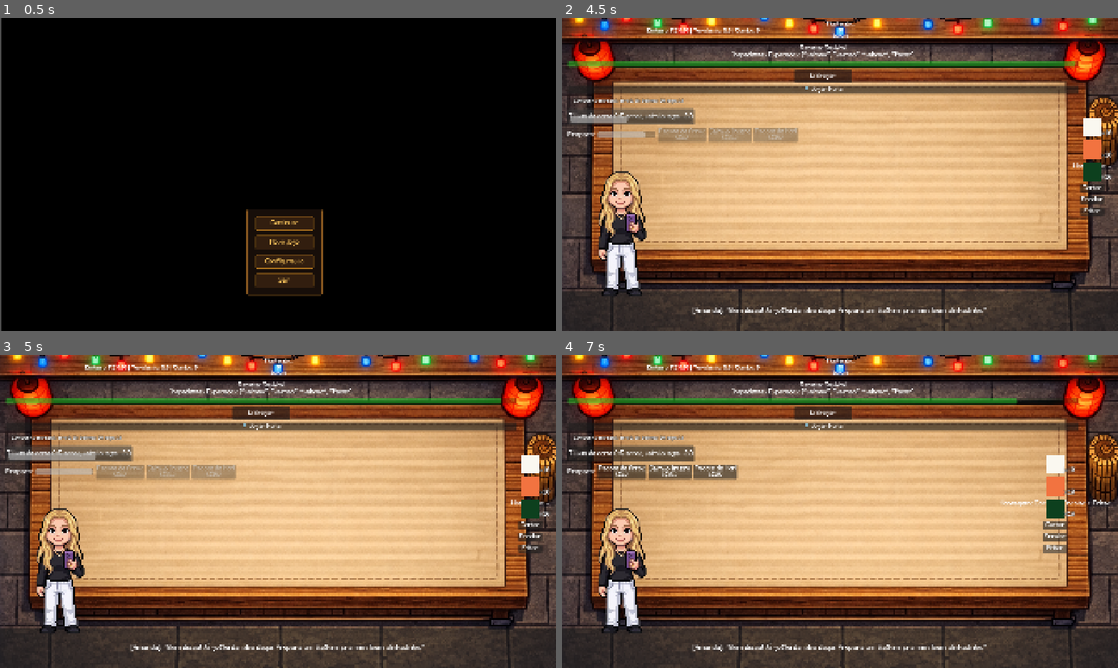
Above: before the commit, frames 1-4 (two rows, left to right).
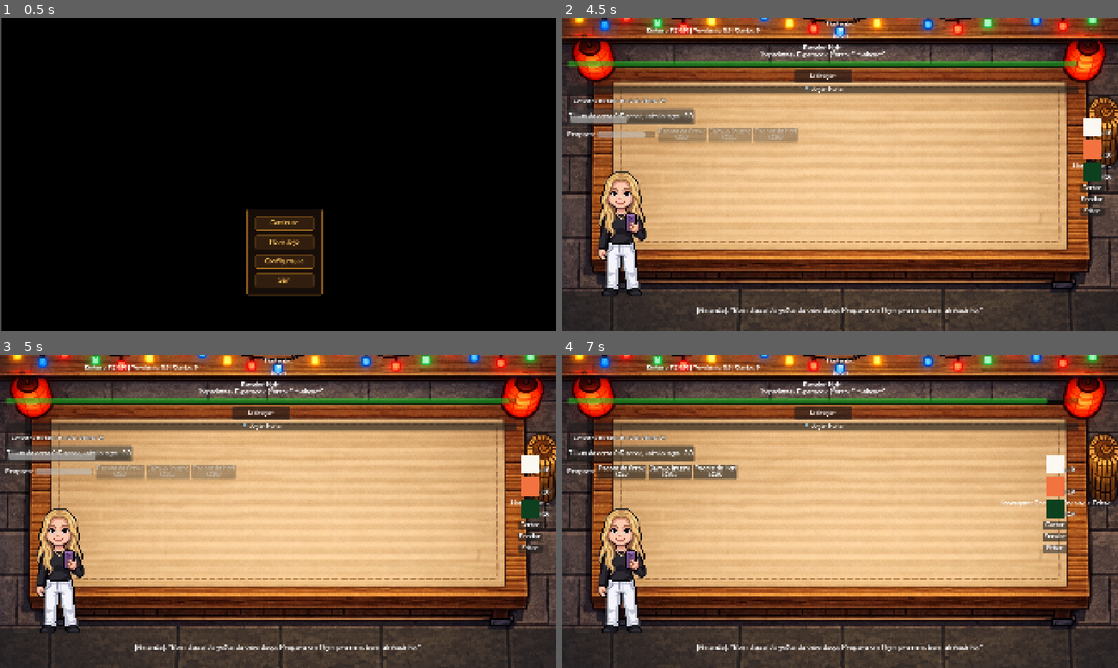
Above: after the commit, the same moments.

Repository: JoaoChi/SuxiiGodotGame
Game: Godot game, scene res://scenes/main_menu.tscn
The game is run twice, just before and just after one commit, with the same random seed, the same clock (stepped at 60 frames per second) and the same inputs. Video files are missing from this copy of the repository; at most half a second of black plays in their place.
Inputs:
- Up to frame 1 (0.5 s): no input
- Up to frame 2 (4.5 s): click "Novo jogo" at 0.5 s; click "Tábua de corte (+5 arroz, sal…" at 1.25 s; click "Pacote de Arroz ($5)" at 2 s; click "Abrir Restaurante" at 2.75 s; click "Tábua de corte (+5 arroz, sal…" at 3.5 s; click "Tábua de corte (+5 arroz, sal…" at 4.25 s
- Up to frame 3 (5 s): no input
- Up to frame 4 (7 s): click "Cortar" at 5 s; click "Enrolar" at 5.75 s; click "Fritar" at 6.5 s

Frame 1 is identical in both runs. In frame 2, 1.0% of the frame differs, in the area x 18-93%, y 8-95%; in frame 3, 1.1%; in frame 4, 1.2%, in the area x 18-88%, y 8-95%.

Commit message:
Feat/ Nova mecanica

Diff:
--- a/scripts/game.gd
+++ b/scripts/game.gd
@@ -47,6 +47,7 @@
 
 	_injetar_feedback_montagem_e_lixeira()
 	_injetar_botoes_ferramentas()
+	_atualizar_botoes_estoque_bancada()
 	_atualizar_textos_botoes_preparo()
 
 	painel_resumo.hide()
@@ -186,6 +187,7 @@
 
 func _on_estoque_alterado() -> void:
 	atualizar_label_estoque()
+	_atualizar_botoes_estoque_bancada()
 
 func atualizar_label_estoque() -> void:
 	var partes: PackedStringArray = []
@@ -195,6 +197,50 @@
 		var q: int = int(GameManager.estoque_bancada.get(item, 0))
 		partes.append("%s: %d" % [item, q])
 	label_estoque.text = "Estoque (bancada): " + ", ".join(partes)
+
+func _atualizar_botoes_estoque_bancada() -> void:
+	if not is_instance_valid(vbox_ingredientes):
+		return
+
+	for child in vbox_ingredientes.get_children():
+		var botao: Button = child as Button
+		if botao == null:
+			continue
+
+		var item: String = _resolver_item_botao_doca(botao)
+		if item == "":
+			continue
+
+		if item in ["faca", "esteira", "fritadeira"]:
+			continue
+
+		if not GameManager.ingredientes_desbloqueados.get(item, false):
+			botao.disabled = true
+			continue
+
+		var qtd: int = int(GameManager.estoque_bancada.get(item, 0))
+		botao.text = "%s [ %d ]" % [_nome_legivel_item(item), qtd]
+		botao.disabled = qtd <= 0
+
+func _resolver_item_botao_doca(botao: Button) -> String:
+	if not is_instance_valid(botao):
+		return ""
+
+	var nome_no: String = botao.name.to_lower()
+	if nome_no.begins_with("btn_"):
+		return nome_no.trim_prefix("btn_")
+
+	if nome_no.begins_with("ingrediente"):
+		var chave: String = nome_no.trim_prefix("ingrediente")
+		match chave:
+			"massa":
+				return "massa_empanar"
+			"creamcheese":
+				return "cream_cheese"
+			_:
+				return chave
+
+	return ""
 
 func _atualizar_visibilidade_ingredientes_e_preparo() -> void:
 	$DockIngredientes/VBoxIngredientes/IngredienteCebolinha.visible = GameManager.ingredientes_desbloqueados["cebolinha"]
--- a/scripts/game_manager.gd
+++ b/scripts/game_manager.gd
@@ -46,6 +46,34 @@
 	"Hot_Filadelfia": ["alga", "arroz", "salmao", "cream_cheese", "esteira", "massa_empanar", "fritadeira", "faca"]
 }
 
+const PROGRESSAO_DIAS: Dictionary = {
+	1: {
+		"receitas_liberadas": ["Nigiri", "Sashimi"],
+		"paciencia_base": 40.0,
+		"ingredientes_iniciais": ["arroz", "salmao", "faca"]
+	},
+	2: {
+		"receitas_liberadas": ["Nigiri", "Sashimi", "Maki"],
+		"paciencia_base": 35.0,
+		"ingredientes_iniciais": ["arroz", "salmao", "alga", "faca", "esteira"]
+	},
+	3: {
+		"receitas_liberadas": ["Nigiri", "Sashimi", "Maki", "Temaki"],
+		"paciencia_base": 30.0,
+		"ingredientes_iniciais": ["arroz", "salmao", "alga", "cebolinha", "faca", "esteira"]
+	},
+	4: {
+		"receitas_liberadas": ["Nigiri", "Sashimi", "Maki", "Temaki", "Uramaki"],
+		"paciencia_base": 27.0,
+		"ingredientes_iniciais": ["arroz", "salmao", "alga", "cebolinha", "gergelim", "faca", "esteira"]
+	},
+	5: {
+		"receitas_liberadas": ["Nigiri", "Sashimi", "Maki", "Temaki", "Uramaki", "Hot_Filadelfia"],
+		"paciencia_base": 24.0,
+		"ingredientes_iniciais": ["arroz", "salmao", "alga", "cebolinha", "gergelim", "cream_cheese", "massa_empanar", "faca", "esteira", "fritadeira"]
+	}
+}
+
 const PRECOS_BASE: Dictionary = {
 	"Sashimi": 15.0, "Nigiri": 10.0, "Maki": 12.0, "Temaki": 20.0,
 	"Uramaki": 14.0, "Filadelfia": 18.0, "Hot_Filadelfia": 22.0
@@ -94,10 +122,18 @@
 	}
 
 func consumir_estoque(item: String) -> bool:
-	if estoque_bancada.get(item, 0) > 0:
-		estoque_bancada[item] -= 1
+	if item in ["faca", "esteira", "fritadeira"]:
+		return true
+
+	if not MERCADO.has(item):
+		return false
+
+	var quantidade_atual: int = int(estoque_bancada.get(item, 0))
+	if quantidade_atual > 0:
+		estoque_bancada[item] = quantidade_atual - 1
 		emit_signal("estoque_alterado")
 		return true
+
 	return false
 
 func repor_estoque(item: String) -> bool:
@@ -130,11 +166,35 @@
 	if reputacao <= 0.0:
 		emit_signal("restaurante_falido")
 
+func get_progressao_dia(dia: int = -1) -> Dictionary:
+	if PROGRESSAO_DIAS.is_empty():
+		return {}
+
+	var dia_consulta: int = dia_atual if dia < 0 else dia
+	var maior_dia: int = 1
+	for chave in PROGRESSAO_DIAS.keys():
+		var chave_int: int = int(chave)
+		if chave_int > maior_dia:
+			maior_dia = chave_int
+
+	var dia_efetivo: int = mini(maxi(dia_consulta, 1), maior_dia)
+	return PROGRESSAO_DIAS.get(dia_efetivo, PROGRESSAO_DIAS.get(maior_dia, {}))
+
 func resetar_dia() -> void:
 	combos_consecutivos = 0
 	faturamento_dia = 0.0
 	acertos_dia = 0
 	erros_dia = 0
+
+	var dados_dia: Dictionary = get_progressao_dia()
+	var ingredientes_iniciais: Array = dados_dia.get("ingredientes_iniciais", [])
+	for chave in ingredientes_desbloqueados.keys():
+		ingredientes_desbloqueados[chave] = false
+	for item in ingredientes_iniciais:
+		var item_str: String = str(item)
+		if ingredientes_desbloqueados.has(item_str):
+			ingredientes_desbloqueados[item_str] = true
+
 	estoque_bancada = _estoque_inicial()
 	emit_signal("estoque_alterado")
 
--- a/scripts/order_manager.gd
+++ b/scripts/order_manager.gd
@@ -46,8 +46,10 @@
 		emit_signal("expediente_encerrado")
 		return
 
-	# 1. Filtrar apenas as receitas que o jogador PODE fazer no momento
-	var receitas_possiveis: Array = _get_receitas_possiveis()
+	# 1. Filtrar receitas disponíveis no dia + que o jogador pode montar.
+	var dados_progressao: Dictionary = GameManager.get_progressao_dia()
+	var receitas_do_dia: Array = dados_progressao.get("receitas_liberadas", [])
+	var receitas_possiveis: Array = _get_receitas_possiveis(receitas_do_dia)
 	if receitas_possiveis.is_empty():
 		receitas_possiveis = ["Sashimi"]
 
@@ -87,11 +89,13 @@
 	var fala = cliente_atual.falas_recepcao.pick_random() % pedido_atual_nome
 	cliente_ativo = true
 
-	# O tempo escala com o total de ingredientes do combo.
-	# O Jôw é impaciente: tempo reduzido.
-	var tempo_limite := 10.0 + (receita_esperada.size() * 3.0)
+	# A paciência base escala por dia (modo infinito usa o último dia configurado).
+	# Ajuste leve por complexidade do pedido, sem perder a curva principal.
+	var paciencia_base: float = float(dados_progressao.get("paciencia_base", 30.0))
+	var tempo_limite := paciencia_base + (receita_esperada.size() * 1.5)
 	if sorteio_jow:
-		tempo_limite = 8.0 + (receita_esperada.size() * 2.0)
+		tempo_limite *= 0.8
+	tempo_limite = maxf(8.0, tempo_limite)
 
 	timer_pedido.start(tempo_limite)
 	emit_signal("pedido_gerado", cliente_atual.nome, fala, pedido_atual_nome, tempo_limite, cliente_atual.textura_pixel_art)
@@ -107,6 +111,7 @@
 
 func adicionar_ingrediente(ingrediente: String) -> void:
 	if not cliente_ativo: return
+	if not GameManager.consumir_estoque(ingrediente): return
 	montagem_atual.append(ingrediente)
 	emit_signal("ingrediente_adicionado", ingrediente)
 	emit_signal("montagem_atualizada", montagem_atual.duplicate())
@@ -187,9 +192,16 @@
 
 	return lista.pick_random()
 
-func _get_receitas_possiveis() -> Array:
+func _get_receitas_possiveis(receitas_liberadas: Array = []) -> Array:
 	var possiveis: Array = []
-	for nome in GameManager.RECEITAS.keys():
+	var candidatos: Array = receitas_liberadas
+	if candidatos.is_empty():
+		candidatos = GameManager.RECEITAS.keys()
+
+	for nome_raw in candidatos:
+		var nome: String = str(nome_raw)
+		if not GameManager.RECEITAS.has(nome):
+			continue
 		var pode := true
 		for ing in GameManager.RECEITAS[nome]:
 			if not GameManager.ingredientes_desbloqueados.get(ing, false):
Binary file added: features/ingredients/alga.png
Binary file added: features/ingredients/arroz.png
Binary file added: features/ingredients/cebolinha.png
Binary file added: features/ingredients/cream_cheese.png
Binary file added: features/ingredients/gergilim.png
Binary file added: features/ingredients/massa_empanar.png
Binary file added: features/ingredients/massa_empanar_frita.png
Binary file added: features/ingredients/salmao.png
